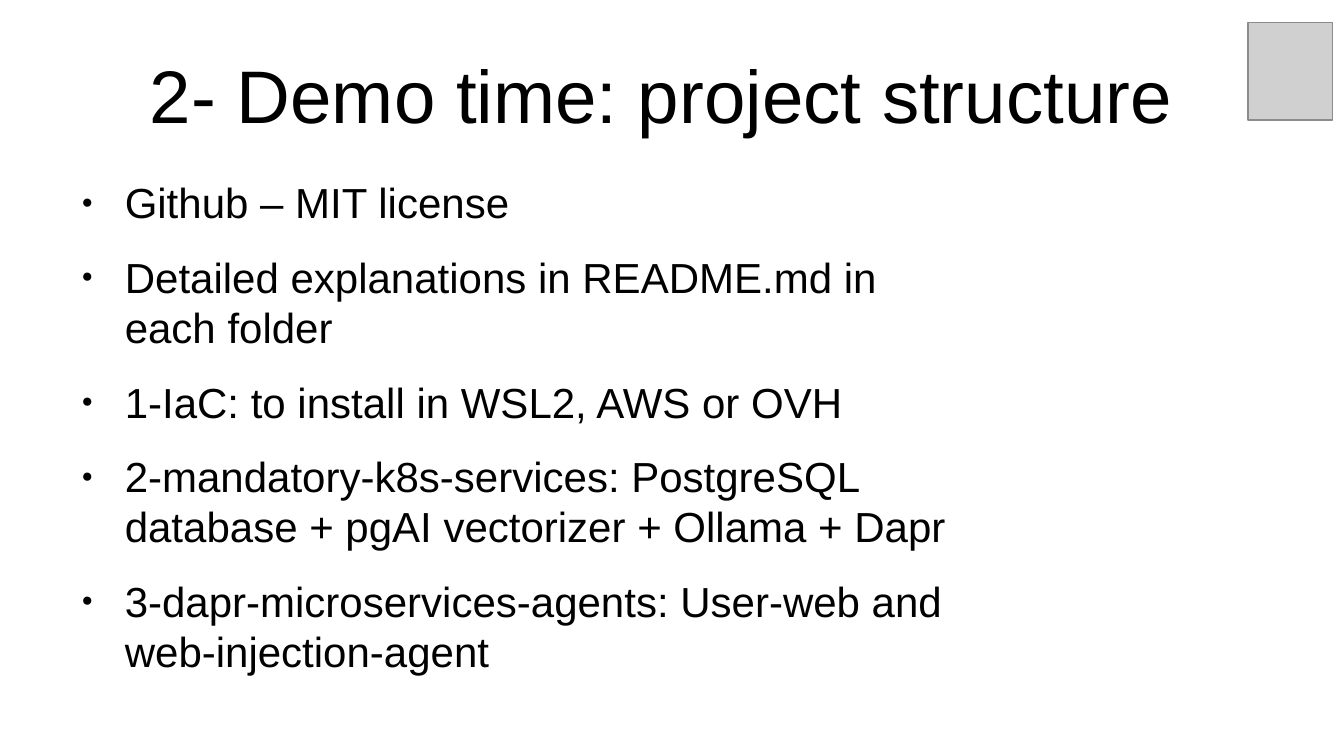
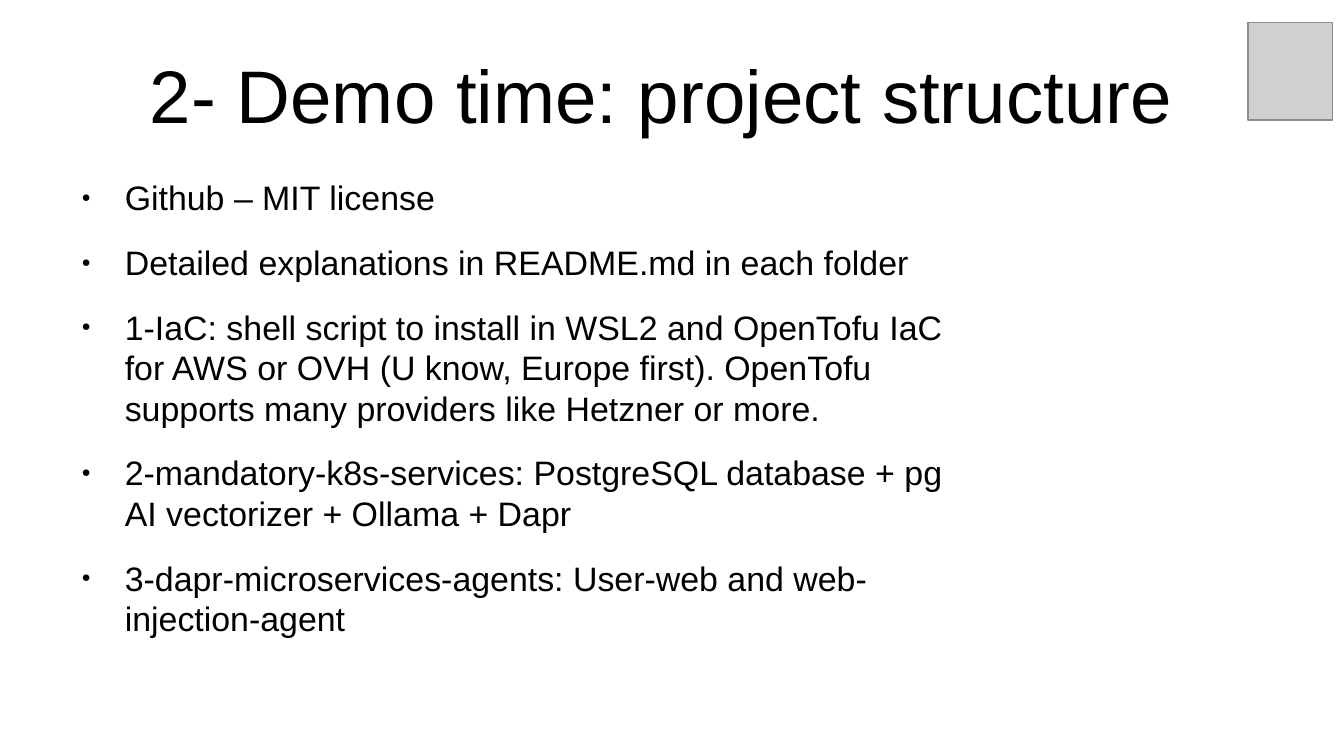
Before and after one commit to inigokintana/homelab-2-prod-ai-golden-path, a slide deck: slide 6 of docs/Presentation-homelab-2-prod-ai-golden-path.odp. Drawn at 1344x756 pixels with LibreOffice and Linux fonts; fonts in the diff are those of the drawing; grey boxes stand for pictures. Boxes give left, top, right and bottom in pixels: in the first picture for what was removed or moved away, otherwise in the second. Text is boxed around its words. In the diff, an @@ line names an element or a change of style, - is before the commit and + after.

```diff
--- a/docs/Presentation-homelab-2-prod-ai-golden-path.odp
+++ b/docs/Presentation-homelab-2-prod-ai-golden-path.odp
@@ text at (125,185,909,638): size 24.8 to 20 pt in "Github – MIT license", "Detailed explanations in README.md in each folder", "3-dapr-microservices-agents: User-web and web-injection-agen ..." @@
@@ text at (125,315,942,533): text changed; size 24.8 to 20 pt @@
-● 1-IaC: to install in WSL2, AWS or OVH
-● 2-mandatory-k8s-services: PostgreSQL database + pgAI vectorizer + Ollama + Dapr
+● 1-IaC: shell script to install in WSL2 and OpenTofu IaC for AWS or OVH (U know, Europe first). OpenTofu supports many providers like Hetzner or more.
+● 2-mandatory-k8s-services: PostgreSQL database + pg AI vectorizer + Ollama + Dapr
```
Also in this commit, not shown: 7 other slides changed, 1 slide added, 4 other files.
